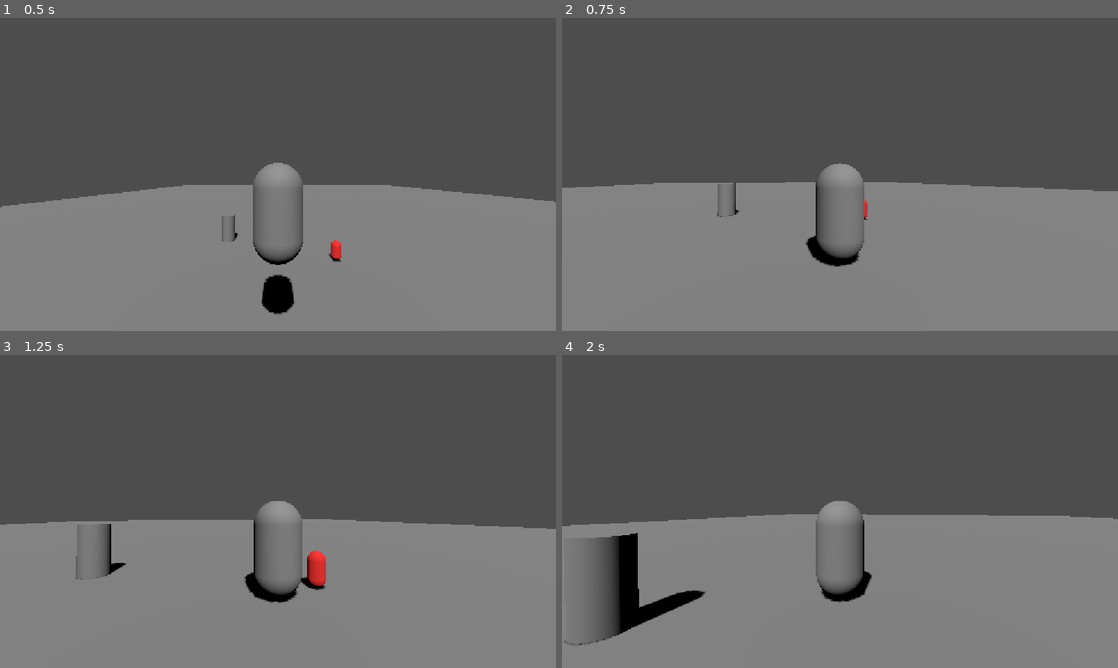
Above: before the commit, frames 1-4 (two rows, left to right).
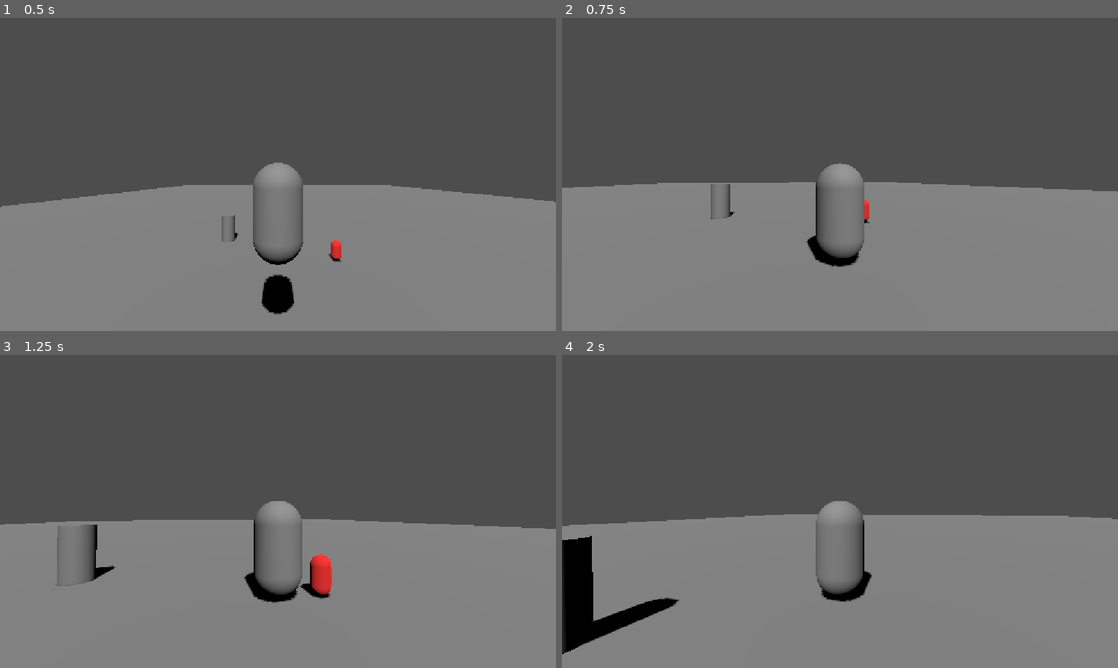
Above: after the commit, the same moments.

Repository: DropletU/CGAP
Game: Godot game, scene res://Scenes/main.tscn
Same seed, same stepped clock (60 frames per second), same inputs: the game is played once before the commit and once after it.
Inputs (mouse positions are in pixels of both pictures, inside the frame that each line leads up to):
- Up to frame 1 (0.5 s): no input
- Up to frame 2 (0.75 s): tap Enter (ui_accept) at 0.5 s; move the mouse to (867, 174) at 0.52 s; hold W (forward) from 0.53 s (still down); tap Shift (sprint) at 0.6 s; click (867, 174) at 0.67 s
- Up to frame 3 (1.25 s): keep holding W (forward); tap Space (jump) at 0.77, 1.07 s; tap ` (test_key) at 0.8 s
- Up to frame 4 (2 s): keep holding W (forward); move the mouse to (812, 511) at 1.27 s; tap ` (test_key) at 1.35 s; click (812, 511) at 1.42 s; tap Space (jump) at 1.52, 1.82 s; tap Tab (toggle_mouse_capture) at 1.55 s

Frame 1 is identical in both runs. In frame 2, 0.3% of the frame differs, in the area x 2-100%, y 52-80%; in frame 3, 1.3%; in frame 4, 4.7%, in the area x 0-100%, y 50-96%.

Commit message:
InputComponent: Add all inputs from InputMap to the component

Diff:
--- a/Scripts/Components/input_component.gd
+++ b/Scripts/Components/input_component.gd
@@ -3,7 +3,7 @@
 enum States { GAMEPLAY, UI, DISABLED }
 @export var state: States = States.GAMEPLAY
 var inputs_allowed: Dictionary = {
-	States.GAMEPLAY: ["forward", "back", "left", "right", "jump"],
+	States.GAMEPLAY: ["forward", "back", "left", "right", "jump", "sprint", "wheel_up", "wheel_down", "toggle_mouse_capture", "test_key"],
 	States.UI: [],
 	States.DISABLED: []
 }
